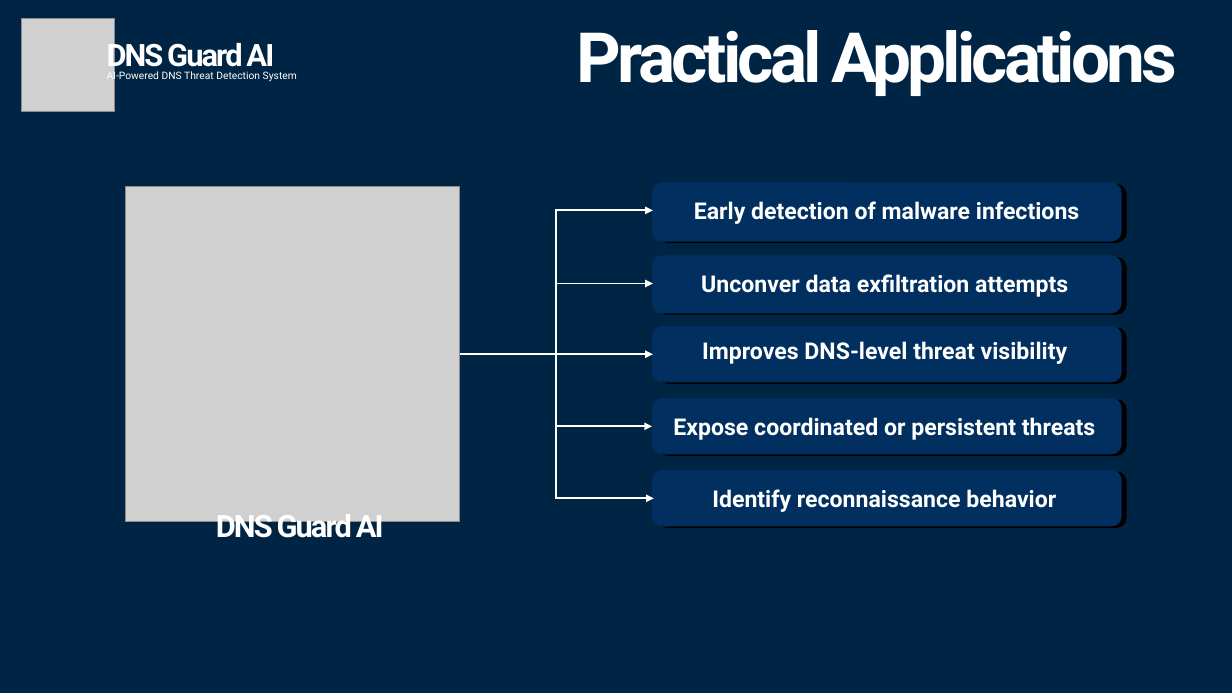
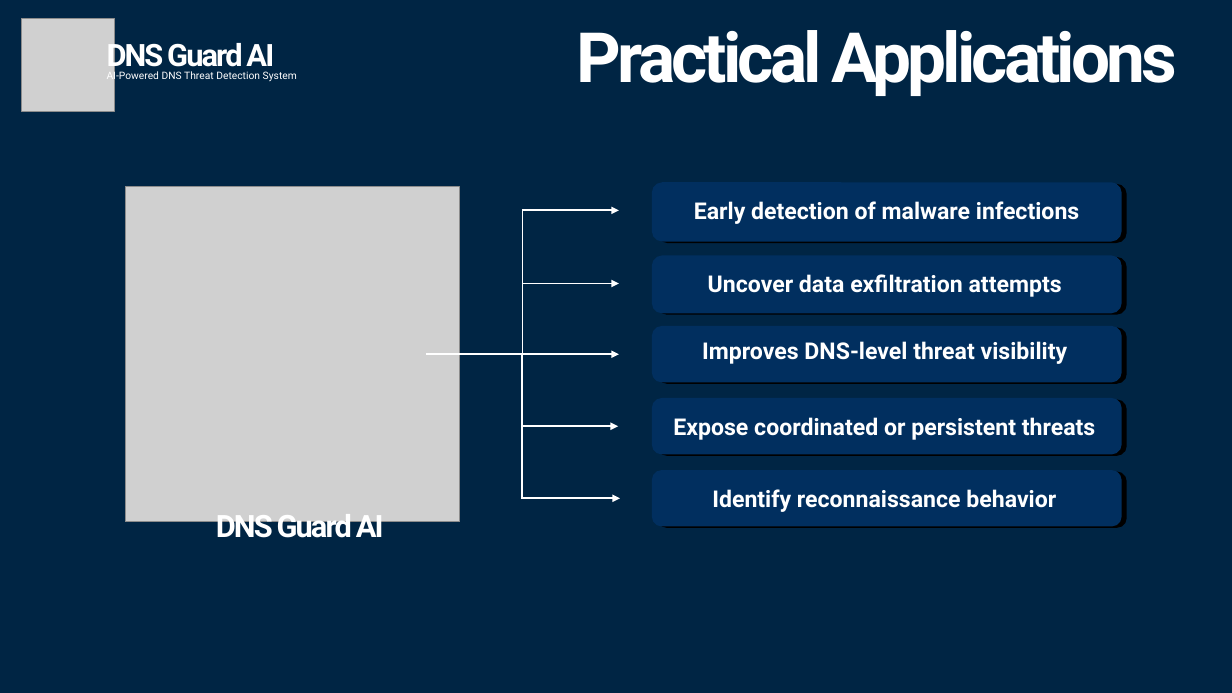
Before and after one commit to aleeric/Splunk-DNSGuard-AI, a slide deck: slide 8 of Splunk-Build-A-Thon-Idea/Splunk-DNSGuard-AI-IDEA.pptx. Drawn at 1232x693 pixels with LibreOffice and Linux fonts; fonts in the diff are those of the drawing; grey boxes stand for pictures. Boxes give left, top, right and bottom in pixels: in the first picture for what was removed or moved away, otherwise in the second. Text is boxed around its words. In the diff, an @@ line names an element or a change of style, - is before the commit and + after.

```diff
--- a/Splunk-Build-A-Thon-Idea/Splunk-DNSGuard-AI-IDEA.pptx
+++ b/Splunk-Build-A-Thon-Idea/Splunk-DNSGuard-AI-IDEA.pptx
@@ text at box(708, 274, 1062, 297): text changed @@
-Unconver data exfiltration attempts
+Uncover data exfiltration attempts
@@ 5 elbow arrows: place and size @@
-5 elbow arrows at box(460, 211, 654, 498)
+5 elbow arrows at box(426, 211, 620, 498)
```
Also in this commit, not shown: 4 other slides changed, 3 other files.
